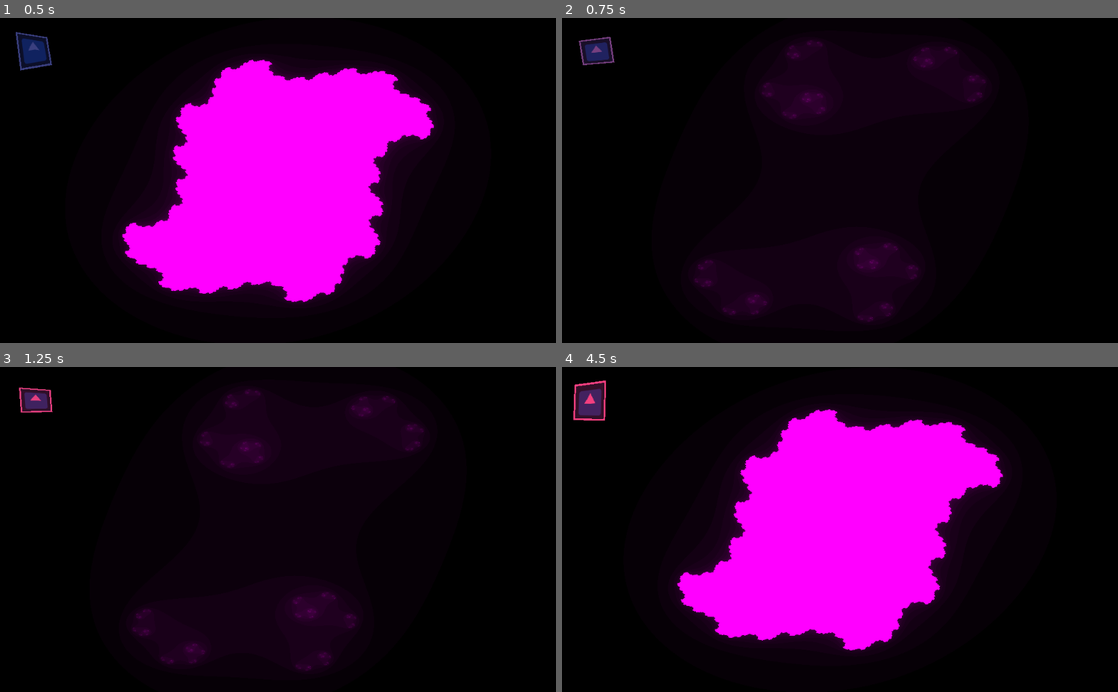
Above: before the commit, frames 1-4 (two rows, left to right).
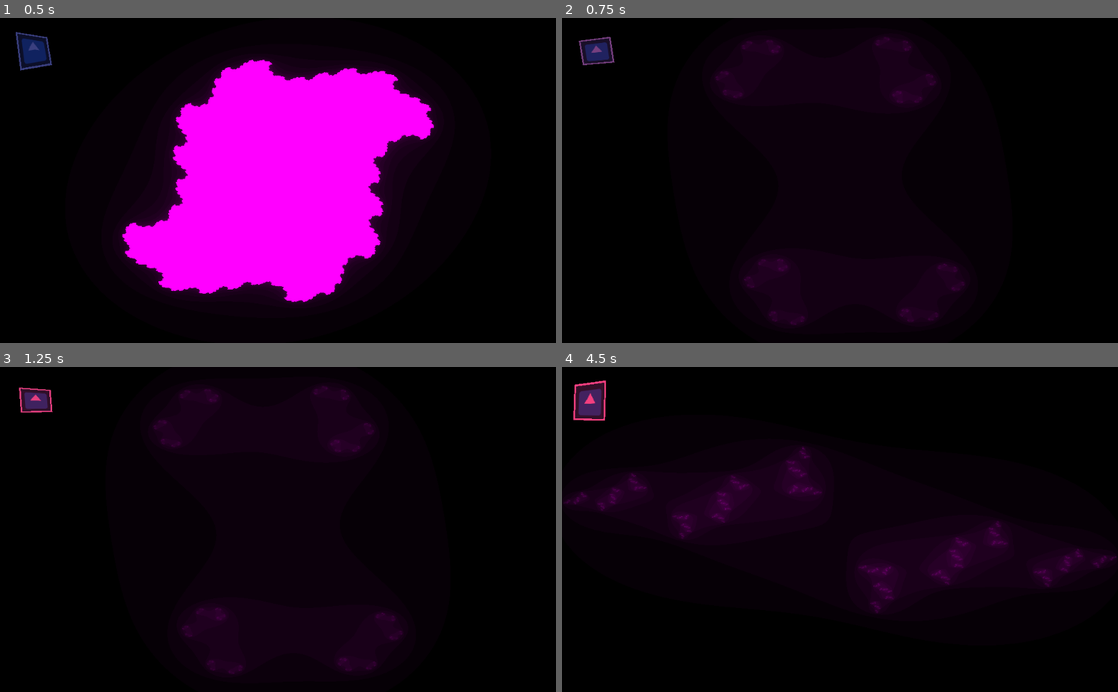
Above: after the commit, the same moments.

Repository: RichoM/JuliaSet
Game: Godot game, scene res://main.tscn
Two runs of this game, one before a commit and one after it. Both use one fixed random seed, a clock stepped at 60 frames per second and the inputs below. The engine's default icon, where the game draws it, is replaced by a stand-in: a white triangle on a blue panel in a dark square.
Inputs (mouse positions are in pixels of both pictures, inside the frame that each line leads up to):
- Up to frame 1 (0.5 s): no input
- Up to frame 2 (0.75 s): move the mouse to (962, 164) at 0.52 s
- Up to frame 3 (1.25 s): no input
- Up to frame 4 (4.5 s): move the mouse to (728, 545) at 1.27 s; move the mouse to (895, 458) at 2.02 s; move the mouse to (812, 594) at 2.77 s; move the mouse to (1006, 578) at 3.52 s; move the mouse to (673, 480) at 4.27 s

Frame 1 is identical in both runs. In frame 2, 3.0% of the frame differs, in the area x 23-77%, y 5-95%; in frame 3, 3.0%; in frame 4, 32%, in the area x 0-100%, y 12-89%.

Commit message:
Improved script

Diff:
--- a/icon.gd
+++ b/icon.gd
@@ -5,5 +5,8 @@
 		var viewport = get_viewport_rect();
 		var mouse_x = event.position.x/viewport.size.x;
 		var mouse_y = event.position.y/viewport.size.y;
+		mouse_x = mouse_x * 4 - 2;
+		mouse_y = mouse_y * 4 - 2;
+		print(Vector2(mouse_x, mouse_y))
 		material.set_shader_param("real", mouse_x);
 		material.set_shader_param("imaginary", mouse_y);
